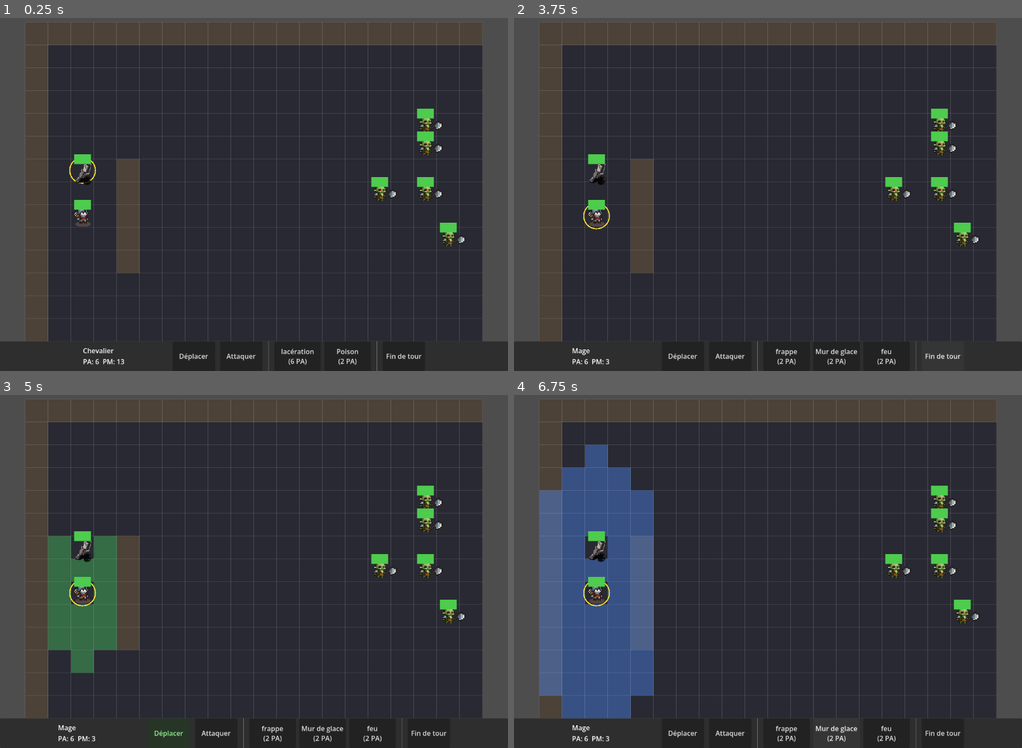
Above: before the commit, frames 1-4 (two rows, left to right).
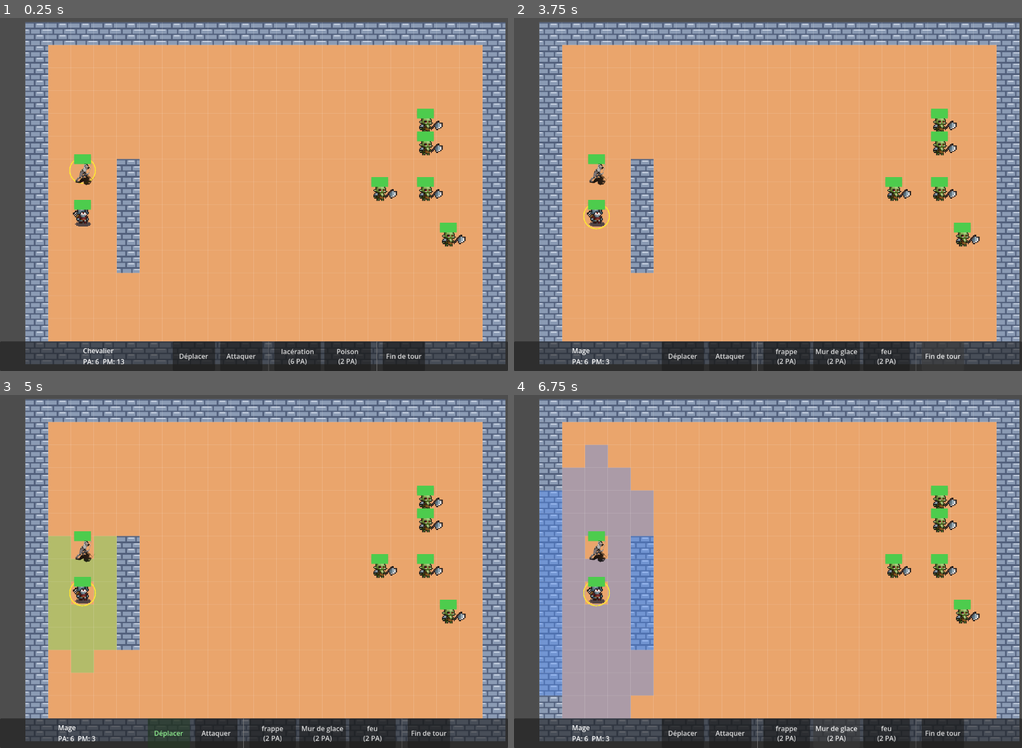
Above: after the commit, the same moments.

Repository: Essy7126/dungeon-draft-v-2
Game: Godot game, scene res://data/main.tscn
The game is run twice, just before and just after one commit, with the same random seed, the same clock (stepped at 60 frames per second) and the same inputs.
Inputs:
- Up to frame 1 (0.25 s): no input
- Up to frame 2 (3.75 s): click "Déplacer" at 0.5 s; click "Attaquer" at 1.25 s; click "lacération (6 PA)" at 2 s; click "Poison (2 PA)" at 2.75 s; click "Fin de tour" at 3.5 s
- Up to frame 3 (5 s): click "Déplacer" at 4.25 s
- Up to frame 4 (6.75 s): click "Attaquer" at 5 s; click "frappe (2 PA)" at 5.75 s; click "Mur de glace (2 PA)" at 6.5 s

The runs differ from the first frame. In frame 1, 86% of the frame differs, in the area x 5-100%, y 1-99%; in frame 2, 86%; in frame 3, 86%; in frame 4, 86%.

Commit message:
map réussit

Diff:
--- a/battle.tscn
+++ b/battle.tscn
@@ -151,5 +151,6 @@
 script = ExtResource("1_ip7xm")
 
 [node name="TerrainLayer" type="TileMapLayer" parent="." unique_id=1914930550]
+scale = Vector2(4, 4)
 tile_map_data = PackedByteArray("AAAAAAAAAAAEAAMAAAAAAAEAAAAEAAMAAAAAAAIAAAAEAAMAAAAAAAMAAAAEAAMAAAAAAAQAAAAEAAMAAAAAAA …(4960 unchanged characters)…
 tile_set = SubResource("TileSet_oxp8w")
--- a/battle/grid_view.gd
+++ b/battle/grid_view.gd
@@ -21,6 +21,8 @@
 var grid: GridData
 var _highlights: Dictionary = {}
 var _hovered: Vector2i = Vector2i(-1, -1)
+var show_terrain_colors: bool = false
+var show_grid_lines: bool = true
 
 signal cell_clicked(grid_pos: Vector2i)
 signal cell_hovered(grid_pos: Vector2i)
@@ -90,16 +92,22 @@
 			var corner = grid_to_corner(pos)
 			var rect = Rect2(corner, Vector2(CELL_SIZE, CELL_SIZE))
 
-			var base_color = TYPE_COLORS[grid.get_type(pos)]
-			draw_rect(rect, base_color, true)
+			# Sol/mur en rectangles : seulement si activé (debug sans TileMap).
+			if show_terrain_colors:
+				draw_rect(rect, TYPE_COLORS[grid.get_type(pos)], true)
 
+			# Surbrillances de gameplay : toujours.
 			if _highlights.has(pos):
 				draw_rect(rect, _highlights[pos], true)
 
+			# Effet de terrain dynamique : toujours.
 			if grid.get_effect(pos) != null:
 				draw_rect(rect, Color(1, 0.8, 0.2, 0.2), true)
 
+			# Survol souris : toujours.
 			if pos == _hovered and grid.is_valid(_hovered):
 				draw_rect(rect, Color(1, 1, 1, 0.10), true)
 
-			draw_rect(rect, Color(1, 1, 1, 0.10), false)
+			# Liseré de grille : optionnel.
+			if show_grid_lines:
+				draw_rect(rect, Color(1, 1, 1, 0.10), false)
--- a/data/units/gobelin.tres
+++ b/data/units/gobelin.tres
@@ -14,7 +14,7 @@
 "duration": 1.0,
 "texture": SubResource("AtlasTexture_7redg")
 }],
-"loop": 1,
+"loop": true,
 "name": &"default",
 "speed": 5.0
 }]
